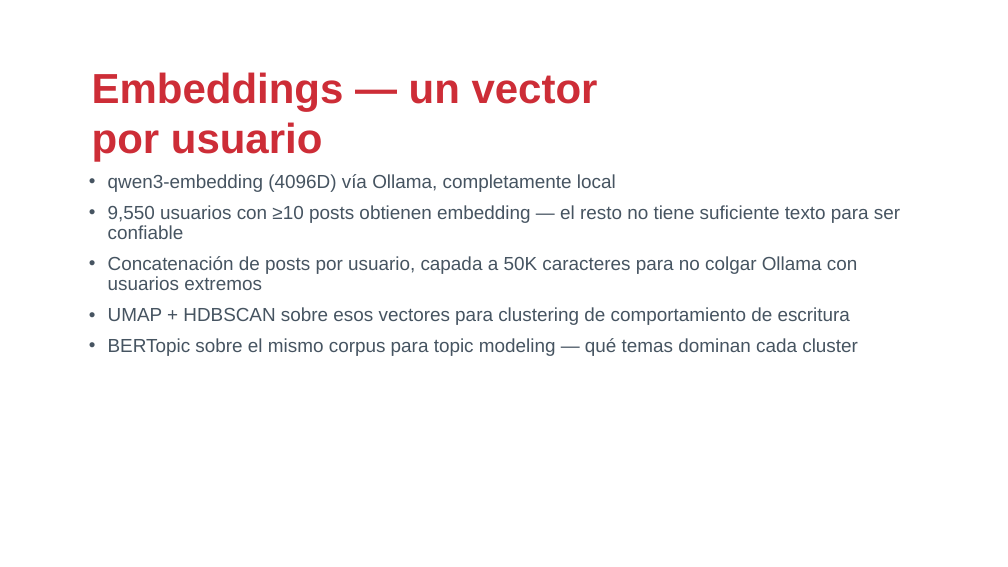
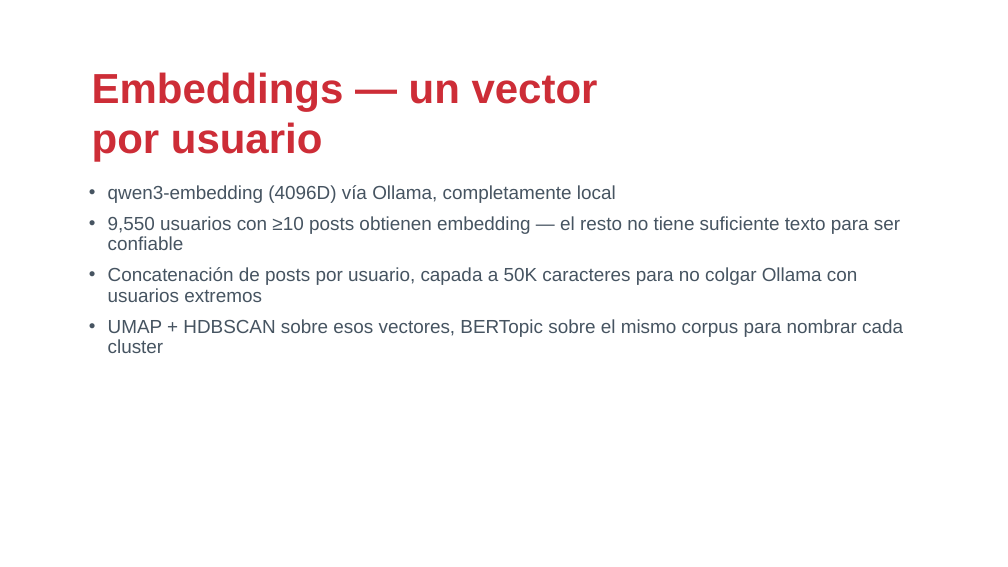
Before and after one commit to drj3ky11/FearOfTheDark, a slide deck: slide 16 of CardingForums/csbc26_caso_cardingforums.pptx (slide 15 before the commit). Drawn at 1008x567 pixels with LibreOffice and Linux fonts; fonts in the diff are those of the drawing; background and template pictures are left out. Boxes give left, top, right and bottom in pixels: in the first picture for what was removed or moved away, otherwise in the second. Text is boxed around its words. In the diff, an @@ line names an element or a change of style, - is before the commit and + after.

Commit message:
feat: reenfocar los 3 casos prácticos en una técnica protagonista
Cada caso propio (CardingForums, HackingForums, IronMarch) reduce ahora
lo genérico/redundante con Ransomware o entre sí y profundiza su hilo
conductor: IronMarch en centralidad + ground truth judicial, HackingForums
en atribución cross-foro multi-señal (incluida persistencia real
verificada entre los 4 snapshots de OGUsers), CardingForums en Louvain +
especialización de mercado. Notebooks y .pptx regenerados en los tres.

También: correcciones de bloque0_ecosistema (guion y contenido según
revisión) y ajustes globales en _shared/theme.py (tamaño de etiqueta de
sección, aire título-cuerpo, color de viñeta en two_col_slide).

```diff
--- a/CardingForums/csbc26_caso_cardingforums.pptx
+++ b/CardingForums/csbc26_caso_cardingforums.pptx
@@ text "qwen3-embedding (4096D) vía Ollama, completamente ...": place and size @@
-text "qwen3-embedding (4096D) vía Ollama, completamente ..." at [108, 174, 900, 356]
+text "qwen3-embedding (4096D) vía Ollama, completamente ..." at [108, 185, 903, 353]
@@ text at [108, 319, 903, 353]: text changed @@
-• UMAP + HDBSCAN sobre esos vectores para clustering de comportamiento de escritura
-• BERTopic sobre el mismo corpus para topic modeling — qué temas dominan cada cluster
+• UMAP + HDBSCAN sobre esos vectores, BERTopic sobre el mismo corpus para nombrar cada cluster
```
Also in this commit, not shown: 14 other slides changed, 5 slides added, 6 slides removed, 13 other files.
